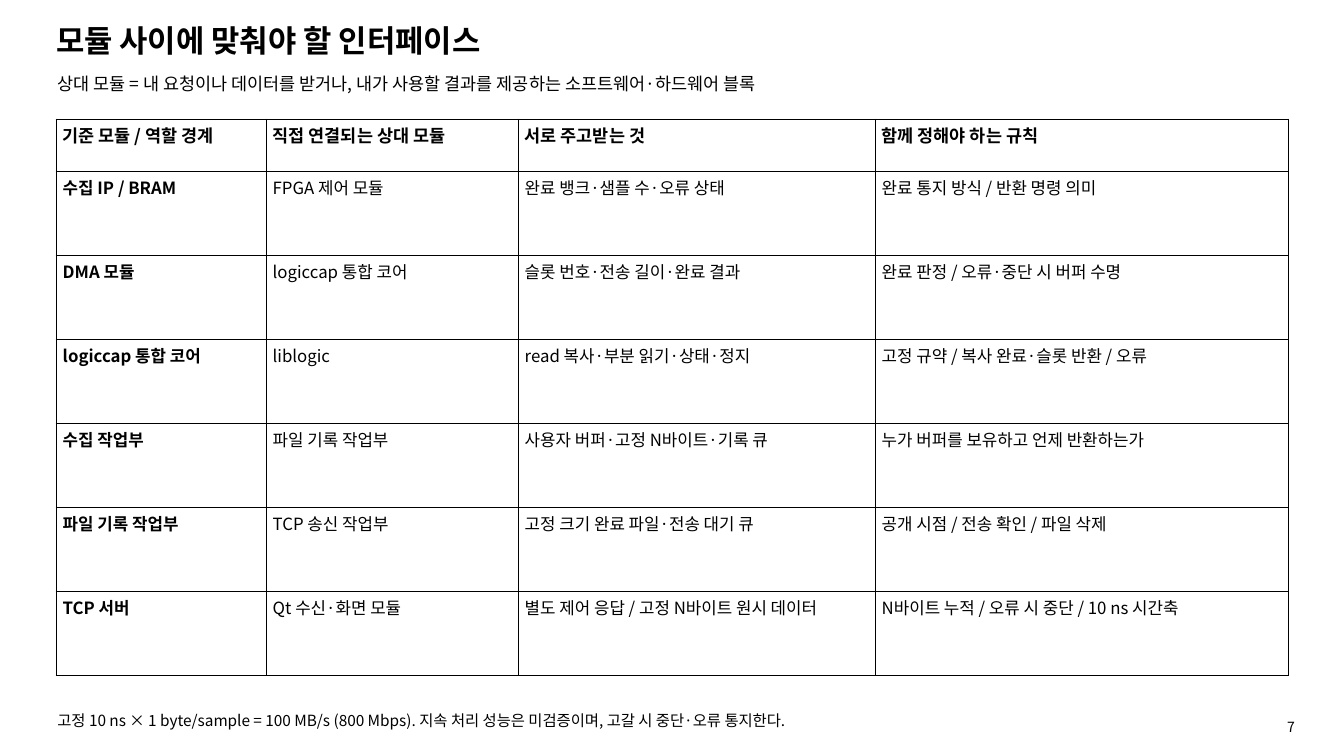
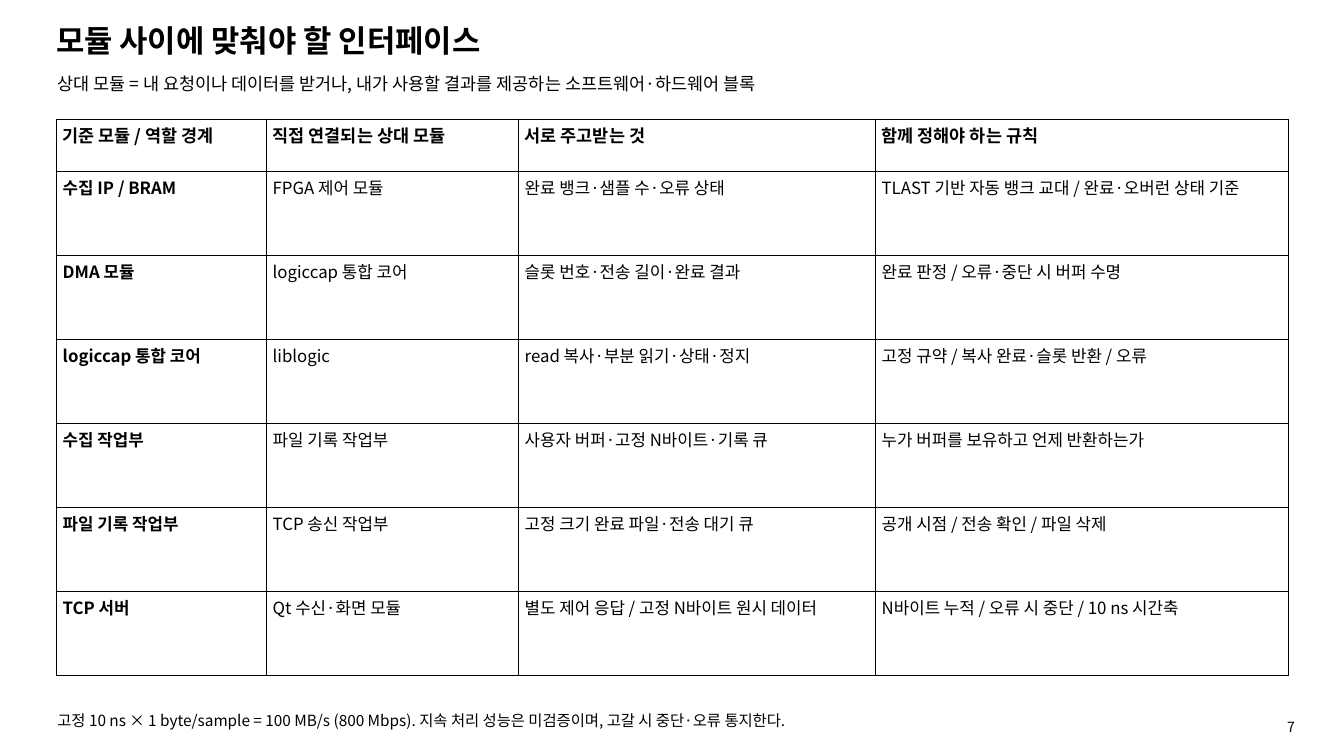
Before and after one commit to shinyuji/lucky_kernel, a slide deck: slide 7 of docs/FPGA_Linux_Qt_Sequence_Diagram.pptx. Drawn at 1344x756 pixels with LibreOffice and Linux fonts; fonts in the diff are those of the drawing. Boxes give left, top, right and bottom in pixels: in the first picture for what was removed or moved away, otherwise in the second. Text is boxed around its words. In the diff, an @@ line names an element or a change of style, - is before the commit and + after.

```diff
--- a/docs/FPGA_Linux_Qt_Sequence_Diagram.pptx
+++ b/docs/FPGA_Linux_Qt_Sequence_Diagram.pptx
@@ table at bbox=[56, 119, 1288, 675] @@
-row 2, column 4: 완료 통지 방식 / 반환 명령 의미
+row 2, column 4: TLAST 기반 자동 뱅크 교대 / 완료·오버런 상태 기준
@@ borders changed @@
```
Also in this commit, not shown: 3 other slides changed.
